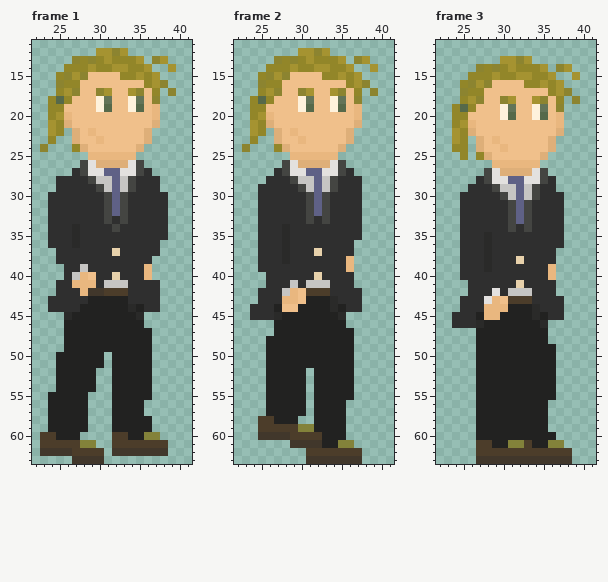
File history of a pixel-art file, Assets/art/MainCharacters/AandR/AnRWalkR.aseprite. The first picture shows the starting point.
64x64 pixels, 5 frames. Colours within 5 levels of each other are drawn and written as one. Shown: frame 1: x 22..41, y 11..63; frame 2: x 22..41, y 11..63; frame 3: x 22..41, y 11..63. The commit also changed other frames, which this record leaves out.
Once edited:
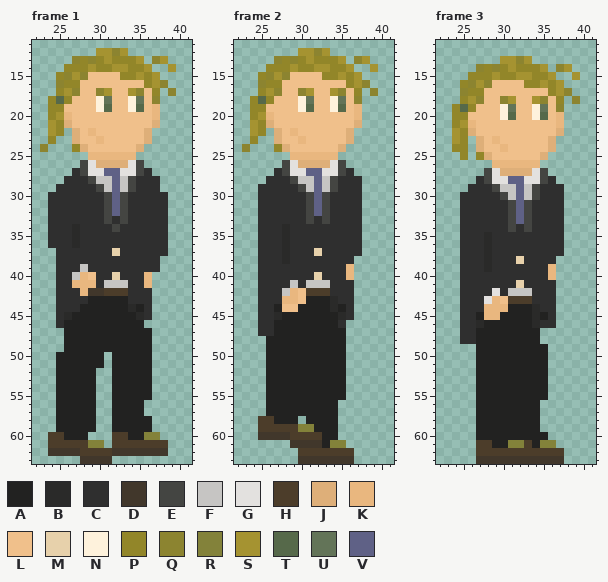
Palette (. is transparent): A #222221  B #2a2a29  C #2f2f2f  D #41372b  E #444542  F #c6c5c3  G #e3e1df  H #4c3d2a  J #deaf79  K #e9b77f  L #f0c08b  M #e7d1ab  N #fef2dc  P #928629  Q #8c8430  R #83823a  S #a59331  T #56694a  U #637458  V #5f6186
Edits made:
Changed rows in their new state; - is an unchanged pixel.
Frame 1:
first column x 25:
28 .
first column x 24:
36 --------------C
37 --------------C
38 -------------C-
39 -C----------CC-
40 -C-------------
41 ------------K.-
42 -------------.-
43 .------------.-
44 .------------.-
45 -C----------C--
46 -C-------------
first column x 23:
55 -.----A--
56 -.----A--
57 -.----A--
58 -.----A--
59 -.----A--
60 .-H--A---
61 .----H-R-
62 .---D---H
63 ----.---D
Frame 2:
first column x 24:
36 -------------C
37 -------------C
38 ------------C-
40 -C----------K-
41 -C------------
42 -------------.
43 -------------.
44 .------------.
45 .-----------C-
46 -CC--------C--
47 -CC---------.-
48 ------------.-
49 ------------.-
50 ------------.-
51 ------------.-
52 -------A----.-
53 -------A----.-
54 -------A----.-
55 -------A----.-
56 -------A---.--
57 -------A---.--
58 -------A---.--
59 -----------.--
60 -----------.--
61 ----------R-.-
62 ------H------.
63 ------D------.
Frame 3:
first column x 37:
29 C
first column x 37:
37 C
first column x 24:
41 -C-------------
42 -C-------------
43 -------------.-
44 -------------.-
45 .------------.-
46 .---------BCC--
47 -CC--------.---
48 -CC--------.---
49 ------------.--
50 ------------.--
51 ------------.--
52 ------------.--
53 ------------.--
54 ------------.--
55 ------------.--
56 -----------.---
57 -----------.---
58 -----------.---
59 -----------.---
60 ------------.--
61 -----------R-.-
62 --------------.
63 --------------.
